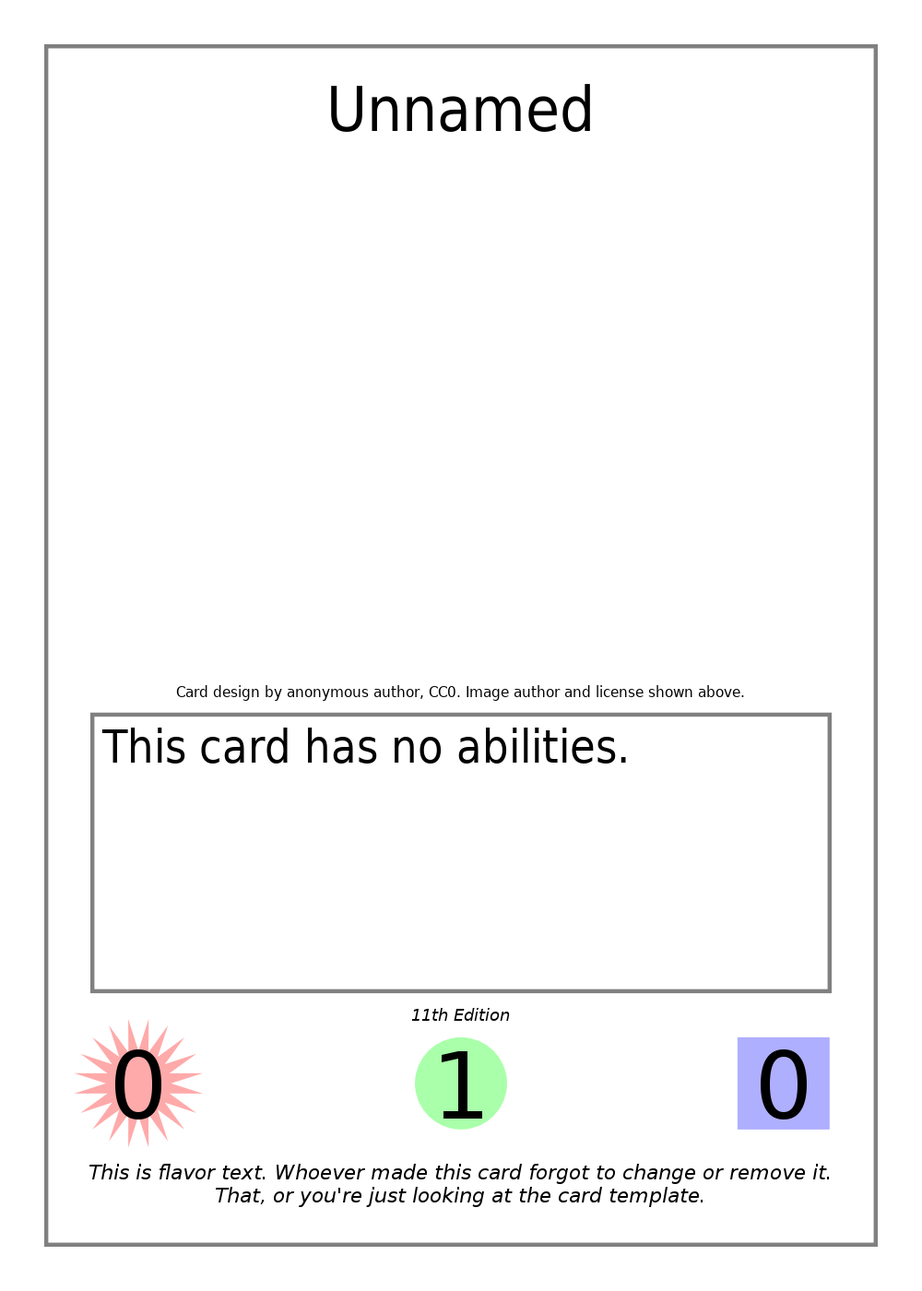
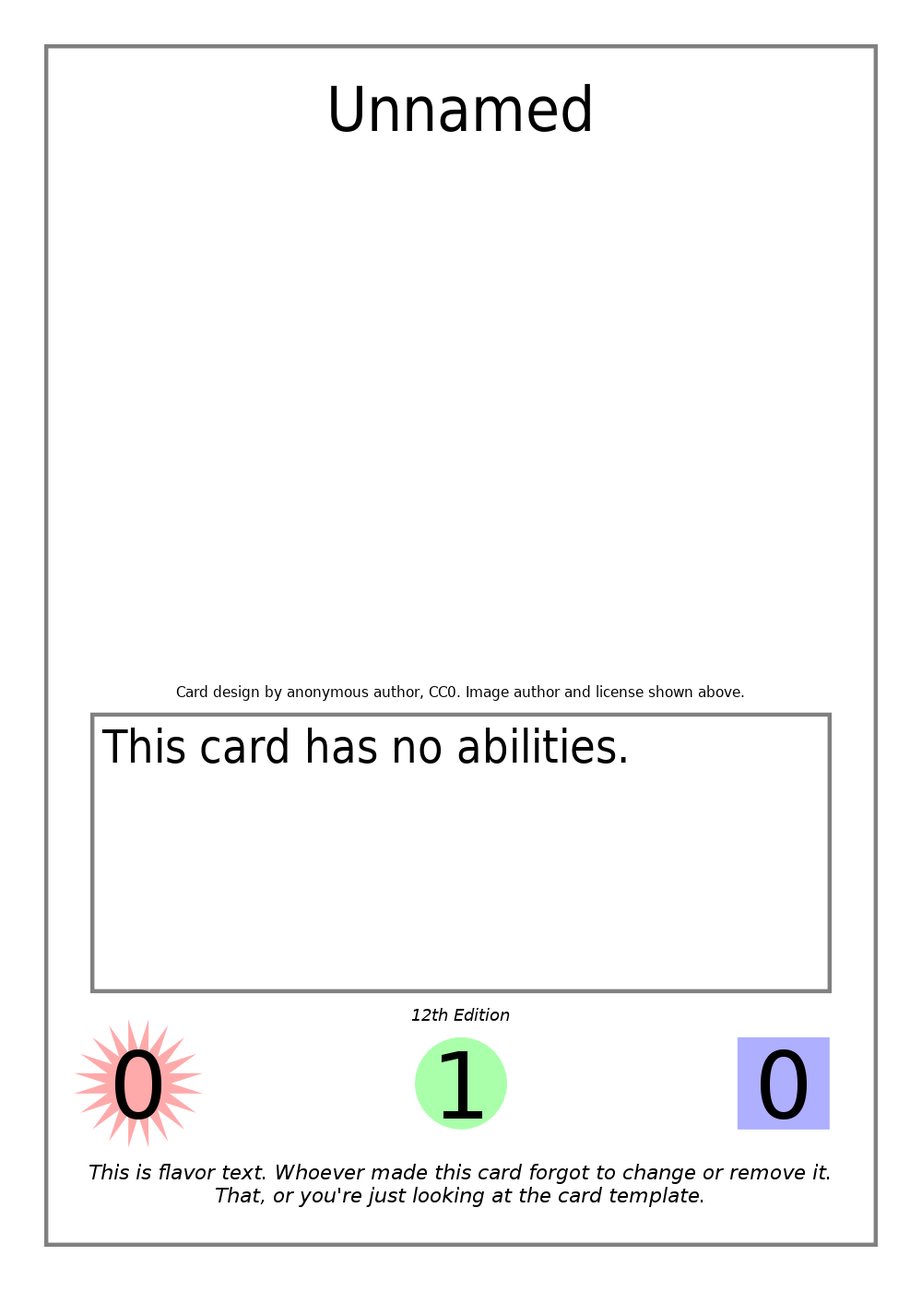
Comparing the layer stacks of the two w=922, h=1291 images. Changes:
painted on "Edition Indicator" over [left=421, top=1009, right=432, bottom=1022]
